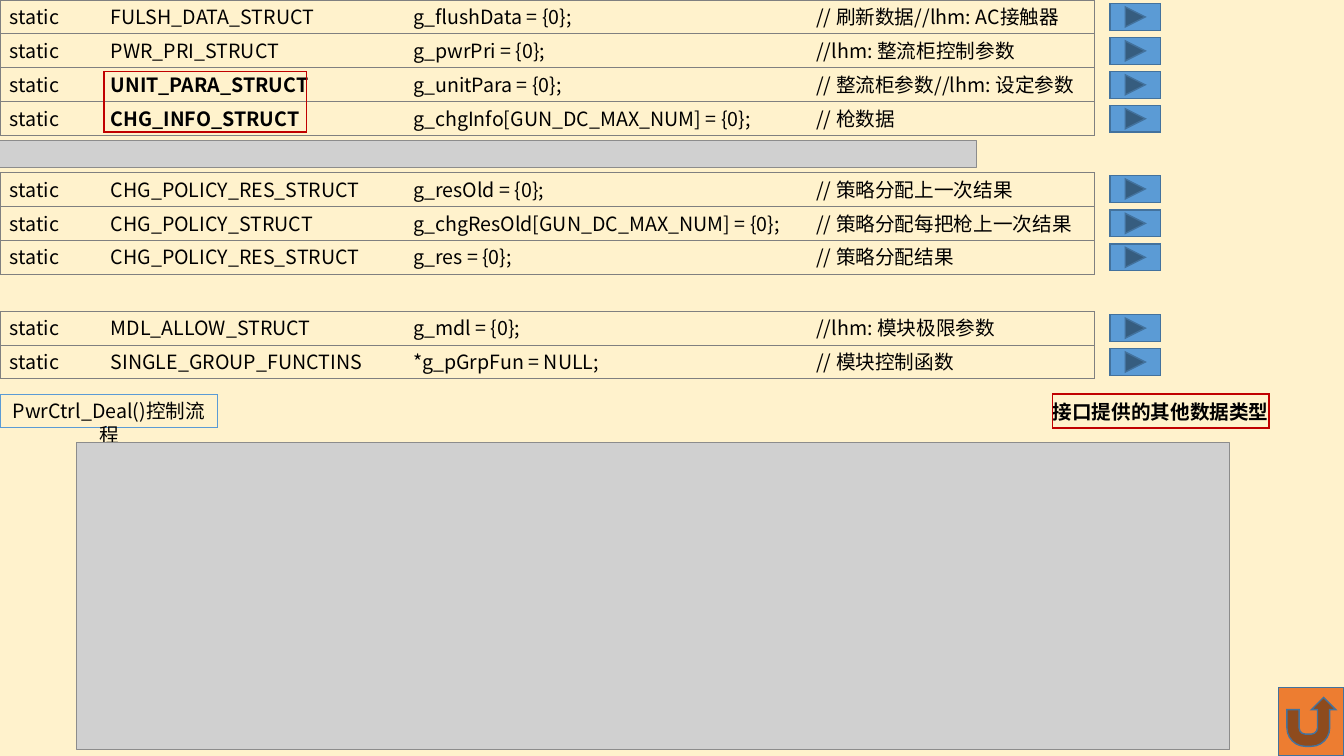
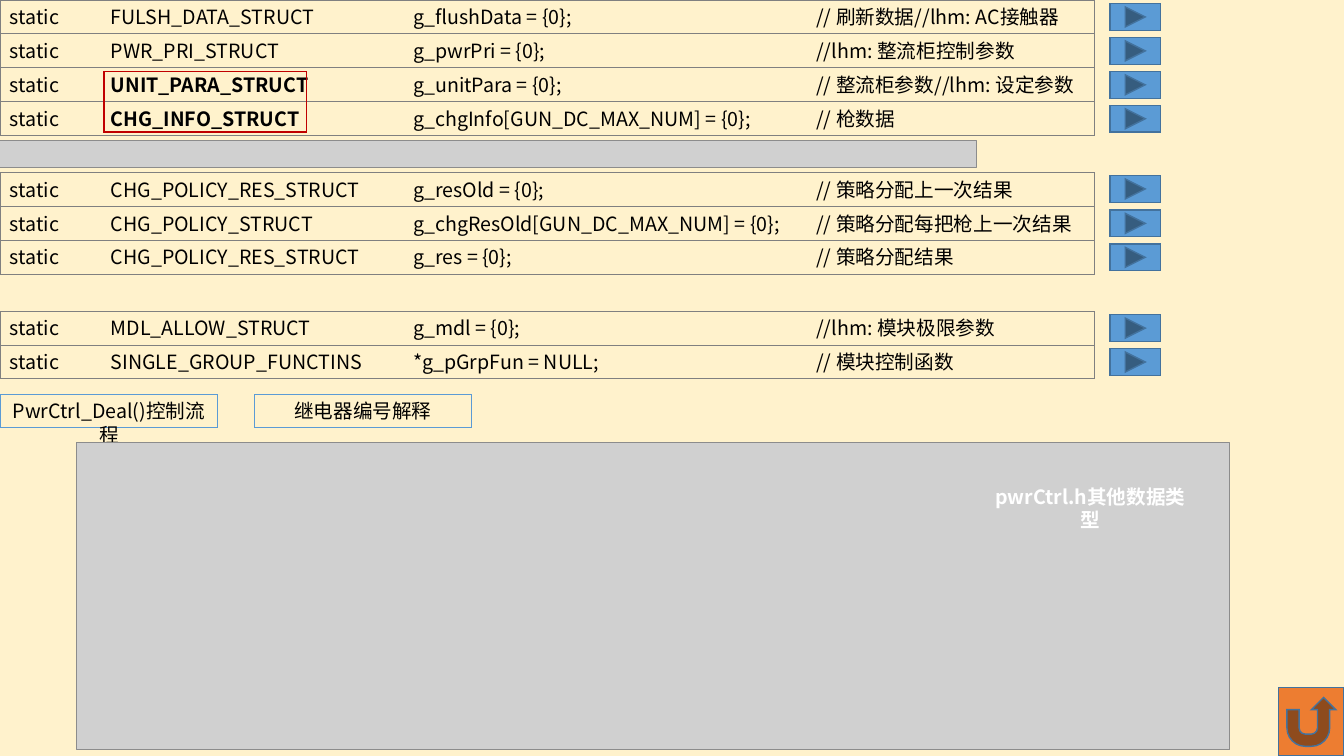
Before and after one commit to HaimanLiao/PwrCtrl_Read, a slide deck: slide 1 of pwrCtrl_Read_PPT.pptx. Drawn at 1344x756 pixels with LibreOffice and Linux fonts; fonts in the diff are those of the drawing; grey boxes stand for pictures. Boxes give left, top, right and bottom in pixels: in the first picture for what was removed or moved away, otherwise in the second. Text is boxed around its words. In the diff, an @@ line names an element or a change of style, - is before the commit and + after.

```diff
--- a/pwrCtrl_Read_PPT.pptx
+++ b/pwrCtrl_Read_PPT.pptx
@@ rectangle added at [254, 394, 472, 429], outline #5B9BD5 0.75 pt, 14 pt, text #000000 @@
+继电器编号解释
@@ text removed at [1053, 399, 1269, 425] @@
-接口提供的其他数据类型
@@ rectangle removed at [1053, 394, 1269, 429] @@
@@ text added at [995, 488, 1185, 508], 14 pt, text #FFFFFF, bold @@
+pwrCtrl.h其他数据类型
```
Also in this commit, not shown: 1 slide added, 1 slide removed, 6 other files.
